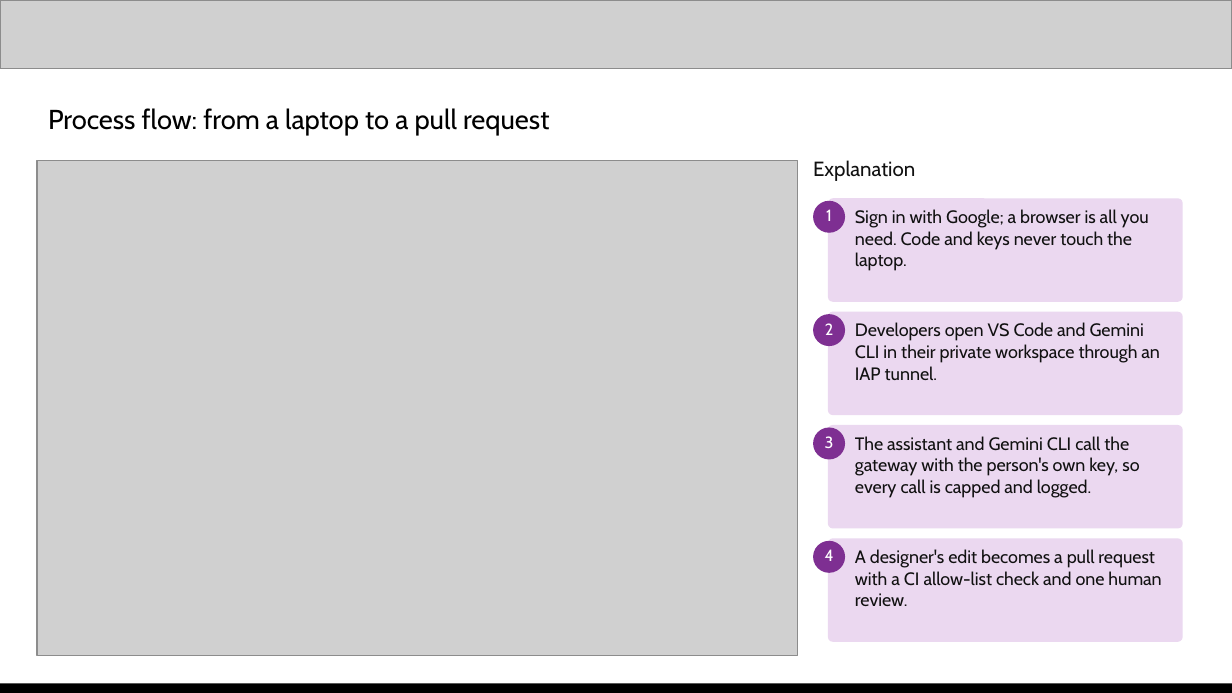
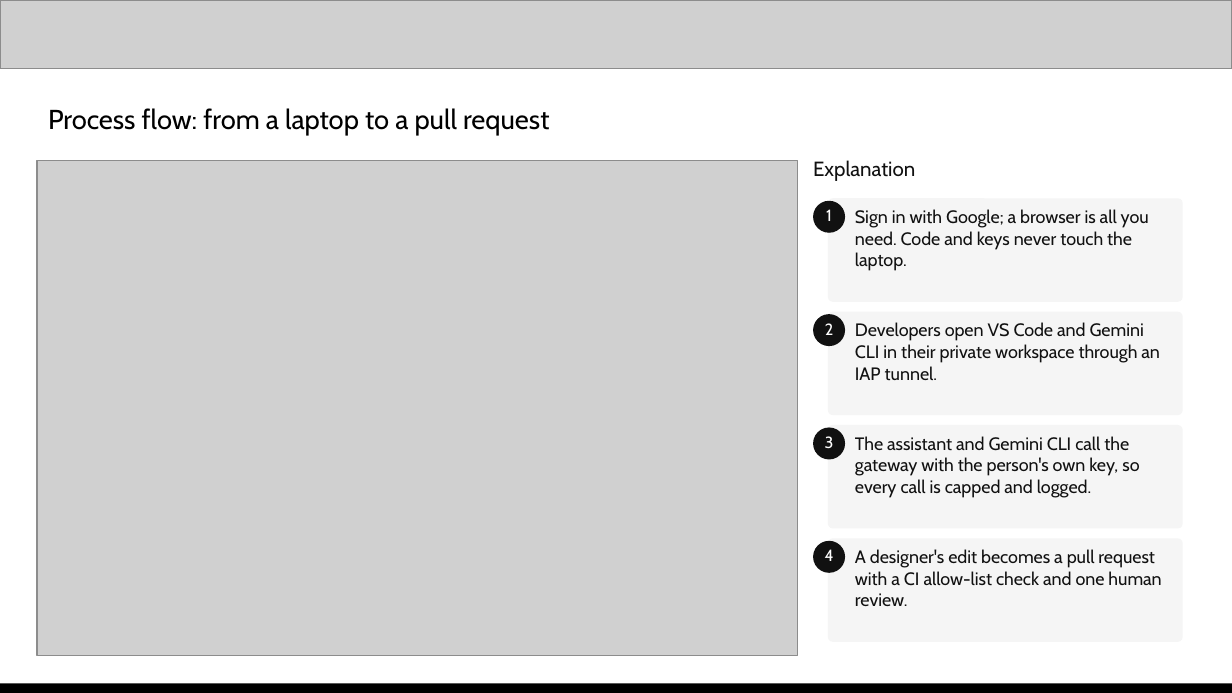
Before and after one commit to praveensaharan/RoleSpace, a slide deck: slide 8 of docs/deck/RoleSpace-AI-Builder-Cup-submission.pptx (slide 6 before the commit). Drawn at 1232x693 pixels with LibreOffice and Linux fonts; fonts in the diff are those of the drawing; grey boxes stand for pictures. Boxes give left, top, right and bottom in pixels: in the first picture for what was removed or moved away, otherwise in the second. Text is boxed around its words. In the diff, an @@ line names an element or a change of style, - is before the commit and + after.

```diff
--- a/docs/deck/RoleSpace-AI-Builder-Cup-submission.pptx
+++ b/docs/deck/RoleSpace-AI-Builder-Cup-submission.pptx
@@ fill #EBD8F0 to #F5F5F5 in 4 elements at <box>828,198,1183,302</box>, <box>828,312,1183,415</box>, <box>828,425,1183,529</box>, <box>828,538,1183,642</box> @@
@@ fill #7E2F92 to #111111 in 4 elements at <box>813,201,845,233</box>, <box>813,314,845,346</box>, <box>813,428,845,460</box>, <box>813,541,845,573</box> @@
```
Also in this commit, not shown: 8 other slides changed, 2 slides added, 13 other files.
